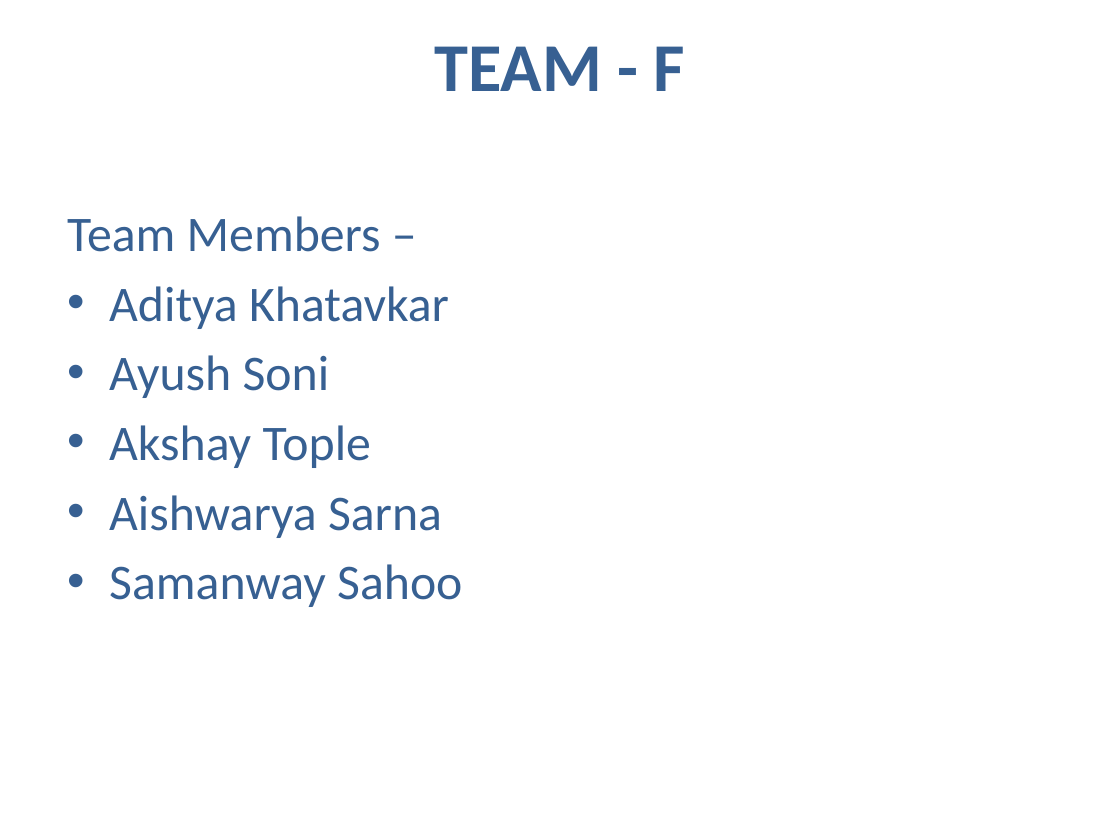
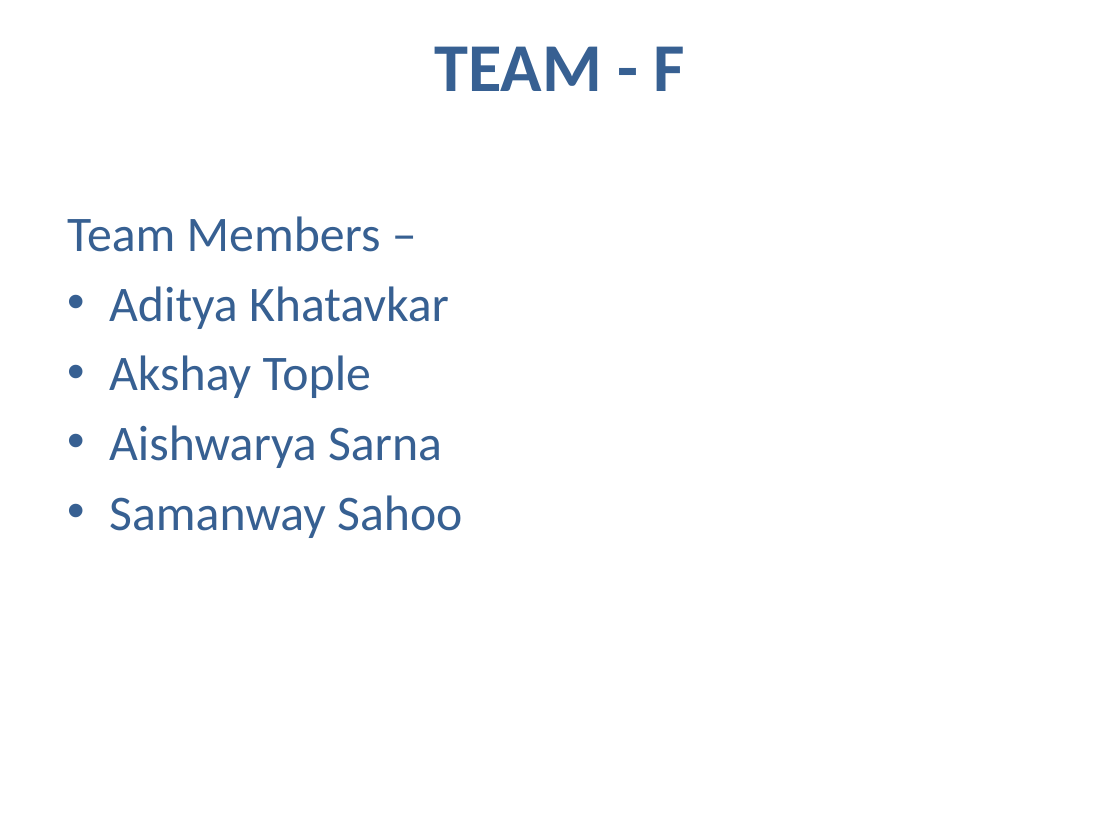
Before and after one commit to SamanwayCapg/Pecunia_codes, a slide deck: slide 2 of Presentation Ayush.pptx. Drawn at 1120x840 pixels with LibreOffice and Linux fonts; fonts in the diff are those of the drawing. Boxes give left, top, right and bottom in pixels: in the first picture for what was removed or moved away, otherwise in the second. Text is boxed around its words. In the diff, an @@ line names an element or a change of style, - is before the commit and + after.

```diff
--- a/Presentation Ayush.pptx
+++ b/Presentation Ayush.pptx
@@ text at (109, 355, 330, 398): paragraph removed @@
-• Ayush Soni
```
Also in this commit, not shown: 1 other slide changed, 1 other file.
